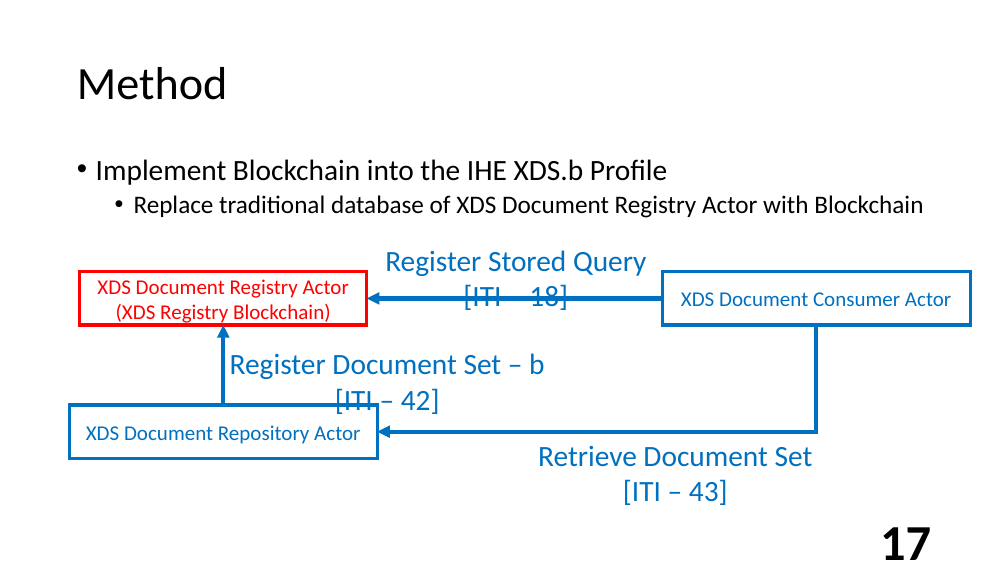
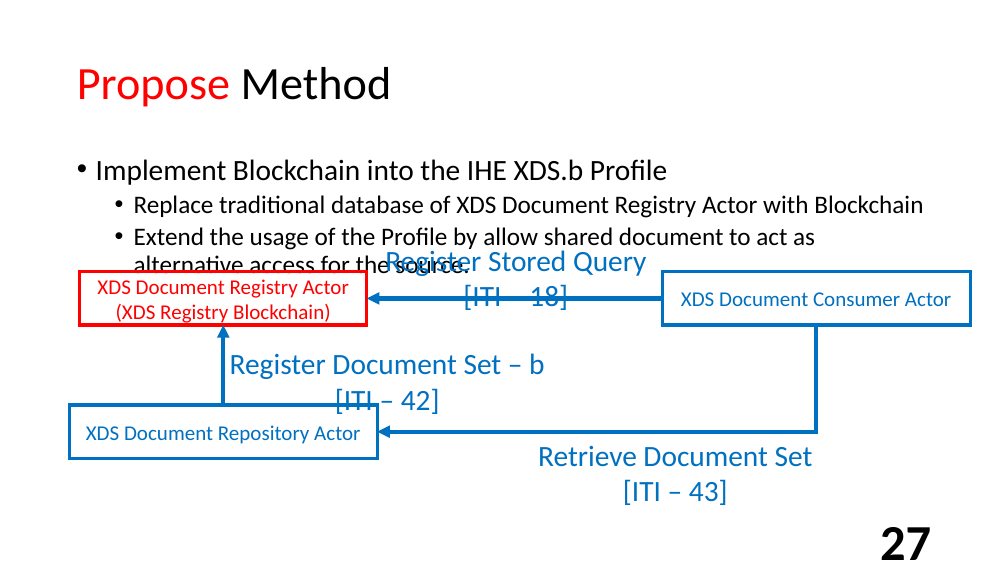
Before and after one commit to semiangel/XDSchain, a slide deck: slide 27 of Document/ProposalThesis/Defensev1.pptm (slide 17 before the commit). Drawn at 1008x567 pixels with LibreOffice and Linux fonts; fonts in the diff are those of the drawing; background and template pictures are left out. Boxes give left, top, right and bottom in pixels: in the first picture for what was removed or moved away, otherwise in the second. Text is boxed around its words. In the diff, an @@ line names an element or a change of style, - is before the commit and + after.

```diff
--- a/Document/ProposalThesis/Defensev1.pptm
+++ b/Document/ProposalThesis/Defensev1.pptm
@@ title at (77,67,392,107): text changed; text colour #000000 to #FF0000 @@
-Method
+Propose Method
@@ text at (134,227,815,279): paragraph added @@
+  • Extend the usage of the Profile by allow shared document to act as alternative access for the source.
@@ page number at (880,527,931,560): text changed @@
-17
+27
```
Also in this commit, not shown: 17 other slides changed, 41 slides added, 3 slides removed, 38 other files.
